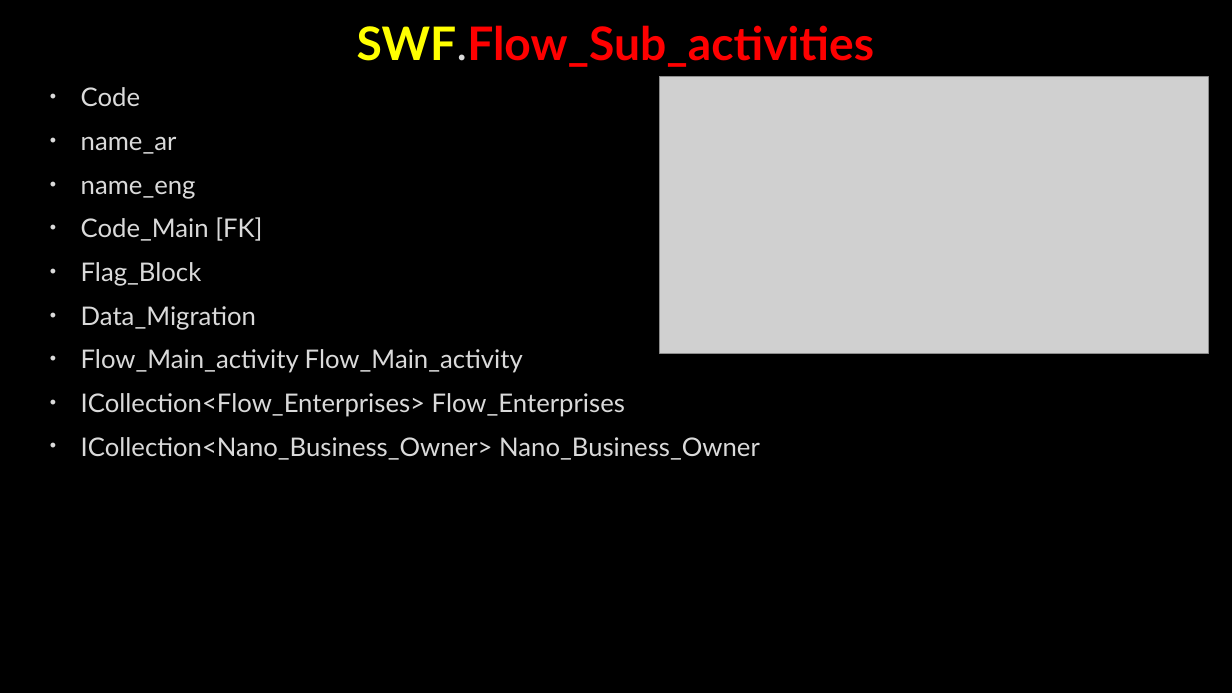
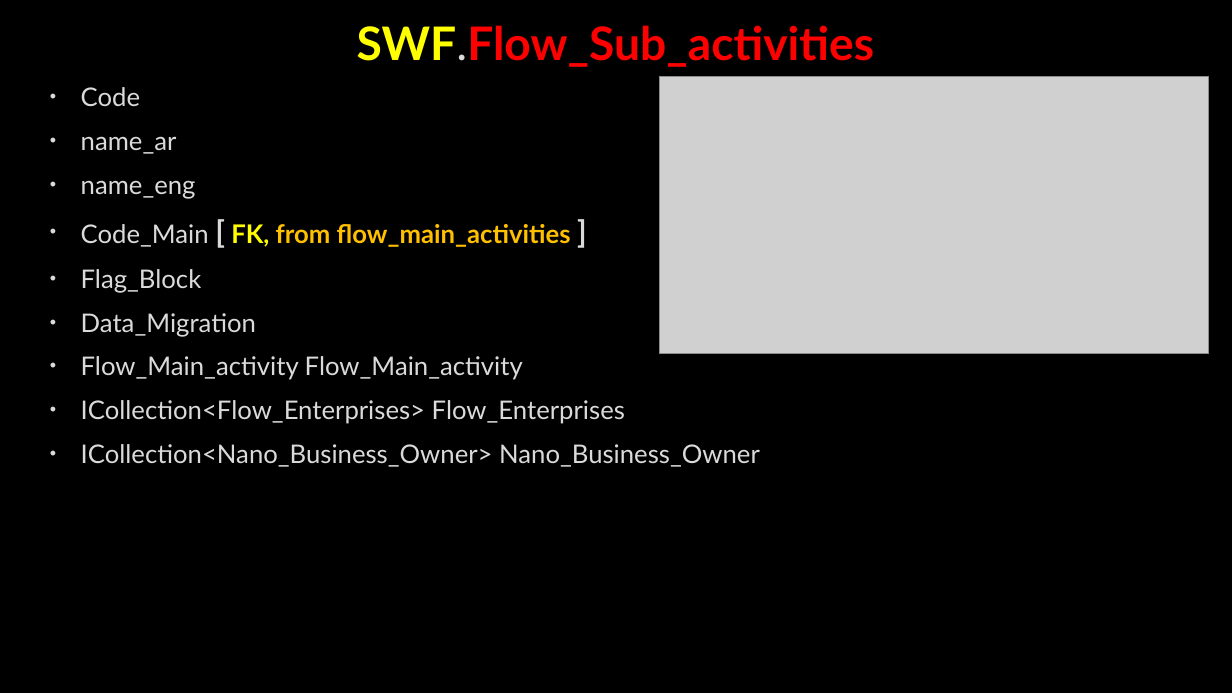
Before and after one commit to AhmedMohamedSamir1/Summary, a slide deck: slide 68 of Dot Net/Business.pptx (slide 67 before the commit). Drawn at 1232x693 pixels with LibreOffice and Linux fonts; fonts in the diff are those of the drawing; grey boxes stand for pictures; background and template pictures are left out. Boxes give left, top, right and bottom in pixels: in the first picture for what was removed or moved away, otherwise in the second. Text is boxed around its words. In the diff, an @@ line names an element or a change of style, - is before the commit and + after.

```diff
--- a/Dot Net/Business.pptx
+++ b/Dot Net/Business.pptx
@@ text at (81,224,571,247): text changed; text colour #DADADA to #FFC000; bold on @@
-• Code_Main [FK]
+• Code_Main [ FK, from flow_main_activities ]
```
Also in this commit, not shown: 15 other slides changed, 21 slides added, 4 slides removed, 4 other files.
